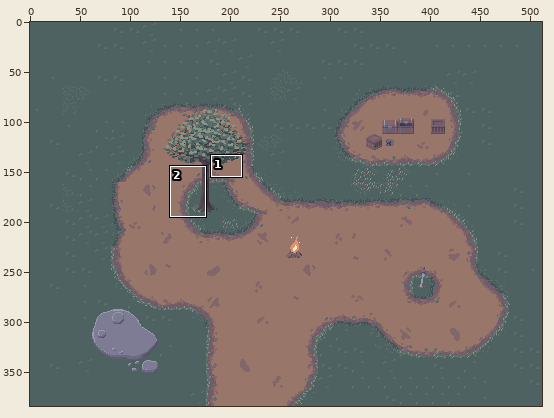
Two states of a sprite sheet, cmake-build-debug/resources/map.png. Above: a wide view before the commit, with the close-up outlined.
Close-up. Before the commit:
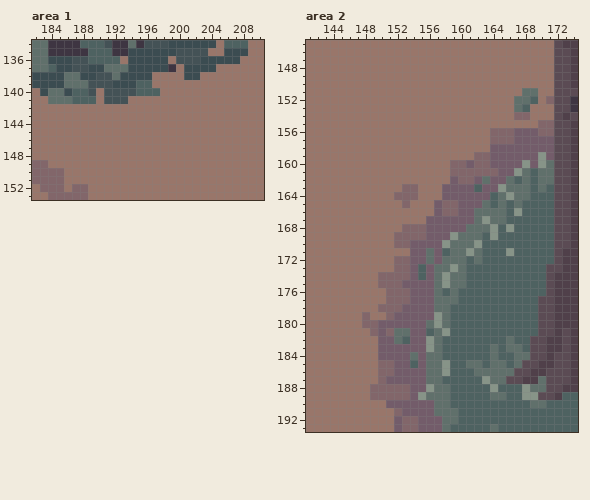
The file is 512x384 pixels. Colours within 5 levels of each other are drawn and written as one. Shown: area 1: x 182..210, y 134..153; area 2: x 141..174, y 145..193. The commit also changed other parts of the picture, which this record leaves out.
And afterwards:
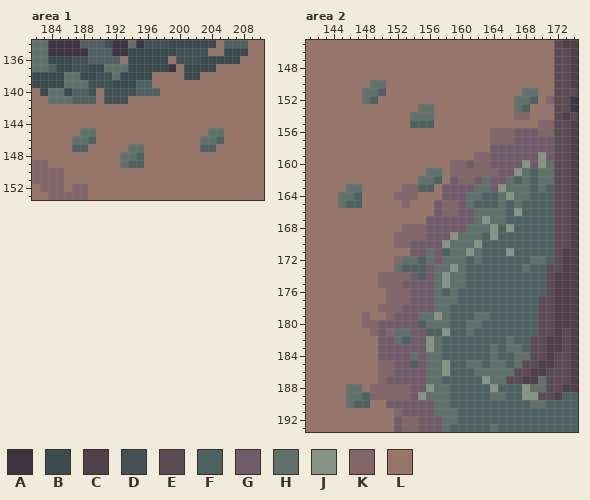
Palette (. is transparent): A #3e3542  B #3b4c51  C #50404a  D #445256  E #5b4b54  F #4e6261  G #735c6a  H #60706b  J #879488  K #82666a  L #99766a
Difference:
Area 1:
y 145: x 188..189 LL -> HH; x 204..205 LL -> HH
y 146: x 187..189 LLL -> HHF; x 203..205 LLL -> HHF
y 147: x 187..188 LL -> FF; x 194..195 LL -> HH; x 203..204 LL -> FF
y 148: x 193..195 LLL -> HHF
y 149: x 193..195 LLL -> HFF
Area 2:
y 150: x 149..150 LL -> HH
y 151: x 148..150 LLL -> HHF
y 152: x 148..149 LL -> HF
y 153: x 155..156 LL -> HH
y 154: x 154..156 LLL -> HHH
y 155: x 154..156 LLL -> FFF
y 161: x 156..157 LL -> HH
y 162: x 155..157 LLL -> HHF
y 163: x 146..147 LL -> HH; x 155..156 LL -> FF; x 162..163 FG -> HH
y 164: x 145..147 LLL -> HHF; x 161..163 GGG -> HHF
y 165: x 145..147 LLL -> HFF; x 161..163 GGH -> HFF
y 172: x 153..155 KGG -> HHF; x 169..170 FF -> HH
y 173: x 152..154 KKG -> HFF; x 168 F -> H
y 179: x 155..156 GG -> HH; x 162..163 FF -> HH
y 180: x 155 G -> F; x 157 J -> H; x 161..162 FF -> HH
y 181: x 157 H -> F; x 161 F -> H
y 188: x 146..147 LL -> HH
y 189: x 146..148 LLL -> HHF
y 190: x 146..148 LLL -> HFF
